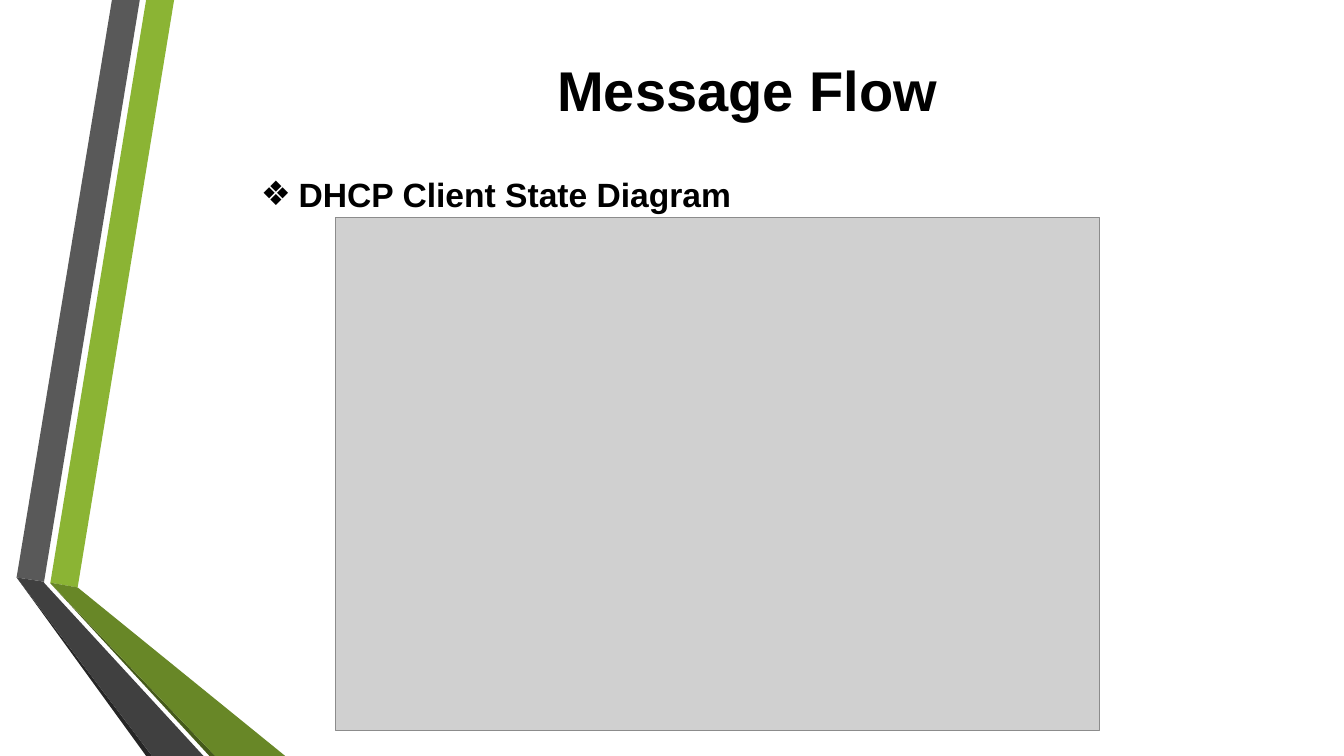
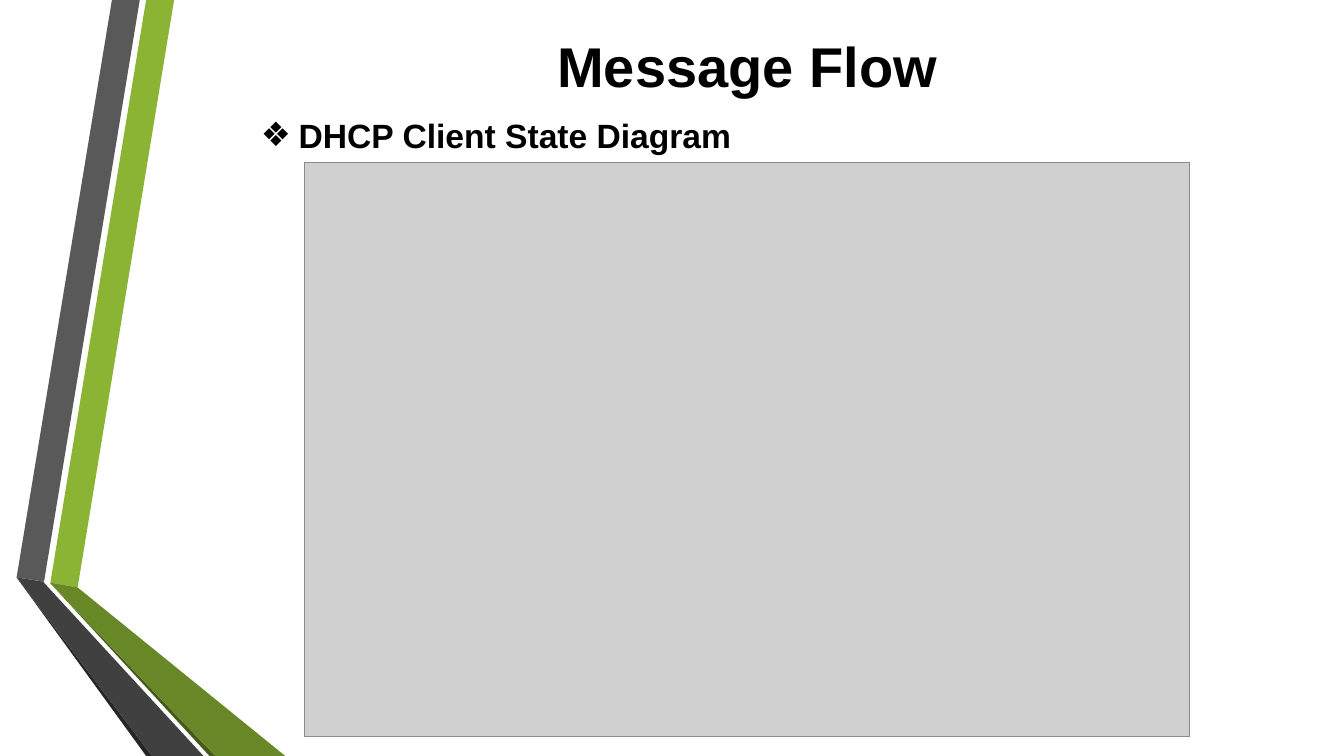
Before and after one commit to tiendatdk3493/Tai_Lieu, a slide deck: slide 11 of Dynamic Host Configuration Protocol (DHCP) Overview.pptx. Drawn at 1344x756 pixels with LibreOffice and Linux fonts; fonts in the diff are those of the drawing; grey boxes stand for pictures; background and template pictures are left out. Boxes give left, top, right and bottom in pixels: in the first picture for what was removed or moved away, otherwise in the second. Text is boxed around its words. In the diff, an @@ line names an element or a change of style, - is before the commit and + after.

```diff
--- a/Dynamic Host Configuration Protocol (DHCP) Overview.pptx
+++ b/Dynamic Host Configuration Protocol (DHCP) Overview.pptx
@@ title "Message Flow": place and size @@
-title "Message Flow" at <box>557,70,936,121</box>
+title "Message Flow" at <box>557,46,936,96</box>
@@ text "DHCP Client State Diagram": place and size @@
-text "DHCP Client State Diagram" at <box>299,182,731,214</box>
+text "DHCP Client State Diagram" at <box>299,123,731,155</box>
@@ picture: place and size @@
-picture at <box>336,217,1100,730</box>
+picture at <box>304,162,1190,737</box>
```
Also in this commit, not shown: 9 other slides changed, 3 slides added, 9 slides removed, 1 other file.
